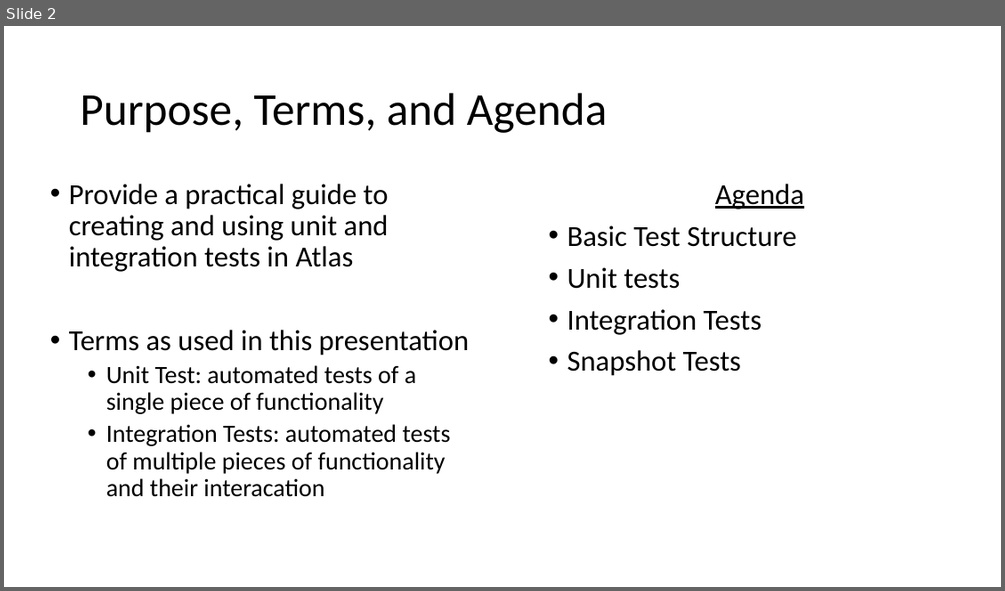
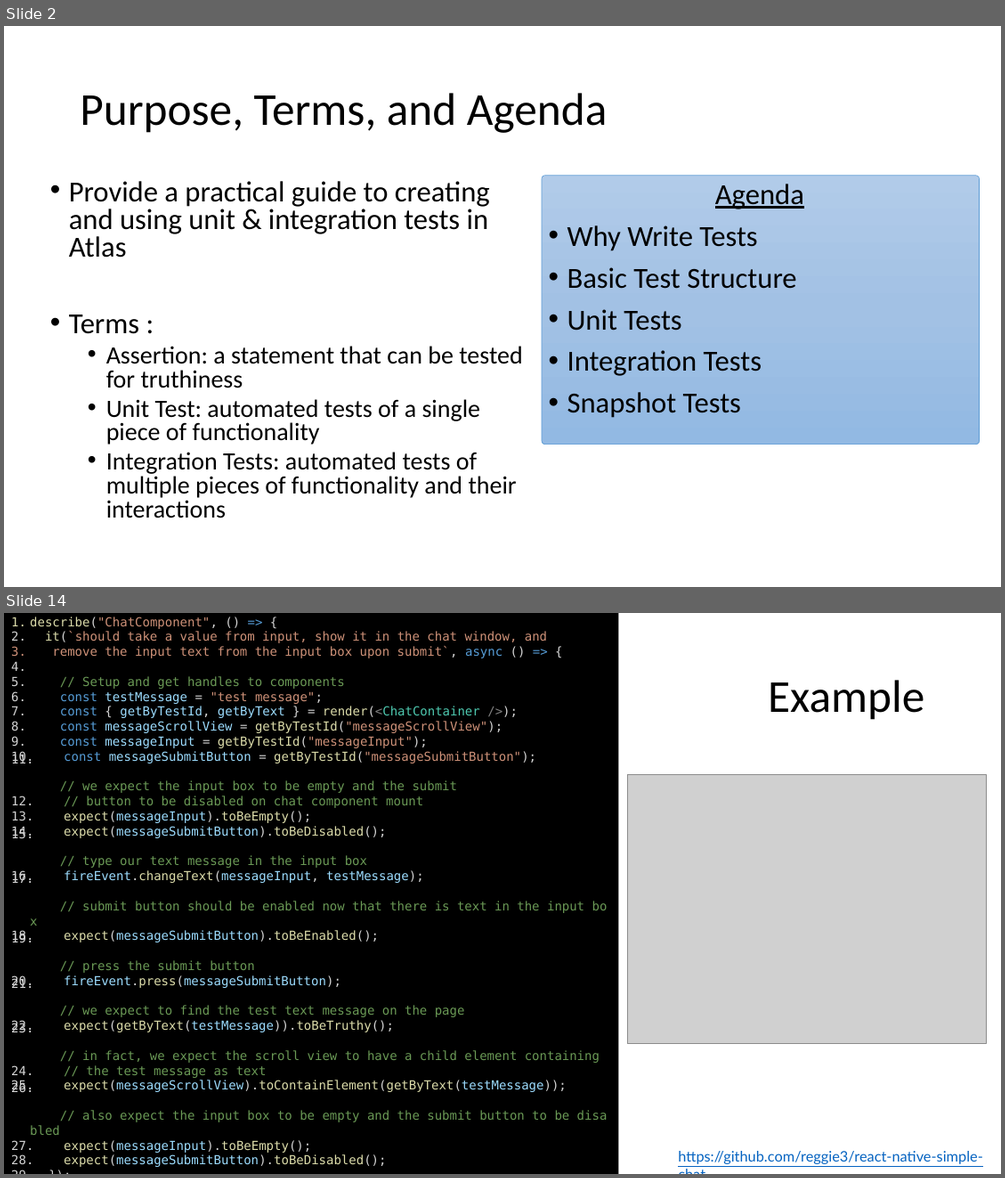
Before and after one commit to reggie3/testing-examples, a slide deck: TestingPresentation.pptx. Shown one above the other, each under a label of ours: slide 2 before the commit, slides 2 and 14 after it; the slides between them are not shown. The pictures are 1005x591 and 1005x1178 pixels, drawn with LibreOffice and Linux fonts; fonts in the diff are those of the drawing; grey boxes stand for pictures. Boxes give left, top, right and bottom in pixels: in the first picture for what was removed or moved away, otherwise in the second. Text is boxed around its words. In the diff, an @@ line names an element or a change of style, - is before the commit and + after.

Commit message:
add presentation script and more examples

```diff
--- a/TestingPresentation.pptx
+++ b/TestingPresentation.pptx
@@ slide 14 added at [4,613,1001,1174], background #FFFFFF @@
@@ rectangle added at [4,613,619,1174], fill #000000, 12 pt, text #6A9955 @@
+1. describe("ChatComponent", () => {
+2. it(`should take a value from input, show it in the chat window, and
+3. remove the input text from the input box upon submit`, async () => {
+4. // Setup and get handles to components
+5. const testMessage = "test message";
+6. const { getByTestId, getByText } = render(<ChatContainer />);
+7. const messageScrollView = getByTestId("messageScrollView");
+8. const messageInput = getByTestId("messageInput");
+9. const messageSubmitButton = getByTestId("messageSubmitButton");
+10. // we expect the input box to be empty and the submit
+11. // button to be disabled on chat component mount
+12. expect(messageInput).toBeEmpty();
+13. expect(messageSubmitButton).toBeDisabled();
+14. // type our text message in the input box
+15. fireEvent.changeText(messageInput, testMessage);
+16. // submit button should be enabled now that there is text in the input box
+17. expect(messageSubmitButton).toBeEnabled();
+18. // press the submit button
+19. fireEvent.press(messageSubmitButton);
+20. // we expect to find the test text message on the page
+21. expect(getByText(testMessage)).toBeTruthy();
+22. // in fact, we expect the scroll view to have a child element containing
+23. // the test message as text
+24. expect(messageScrollView).toContainElement(getByText(testMessage));
+25. // also expect the input box to be empty and the submit button to be disabled
+26. expect(messageInput).toBeEmpty();
+27. expect(messageSubmitButton).toBeDisabled();
+28. });
@@ title added at [768,680,924,720], 44 pt, text #000000 @@
+Example
@@ picture added at [628,774,987,1044] @@
@@ text added at [678,1151,983,1164], 14 pt, text #0563C1, underline @@
+https://github.com/reggie3/react-native-simple-chat
@@ slide 2 changed as well @@
@@ text at [69,181,522,388]: text changed @@
-• Provide a practical guide to creating and using unit and integration tests in Atlas
-• Terms as used in this presentation
+• Provide a practical guide to creating and using unit & integration tests in Atlas
+• Terms :
+  • Assertion: a statement that can be tested for truthiness
@@ rounded rectangle added at [542,176,979,444], fill gradient #B1CBE9 to #A3C1E5 to #93B9E4, outline #5B9BD5 0.5 pt @@
@@ text at [567,225,757,251]: paragraph added @@
+• Why Write Tests
@@ text at [567,309,681,330]: text changed @@
-• Unit tests
+• Unit Tests
@@ text at [106,399,481,444]: line spacing 0.9 to 0.8 @@
@@ text at [106,451,517,518]: text changed @@
-  • Integration Tests: automated tests of multiple pieces of functionality and their interacation
+  • Integration Tests: automated tests of multiple pieces of functionality and their interactions
```
Also in this commit, not shown: 3 other slides changed, 14 other slides added, 1 slide removed, 11 other files.
